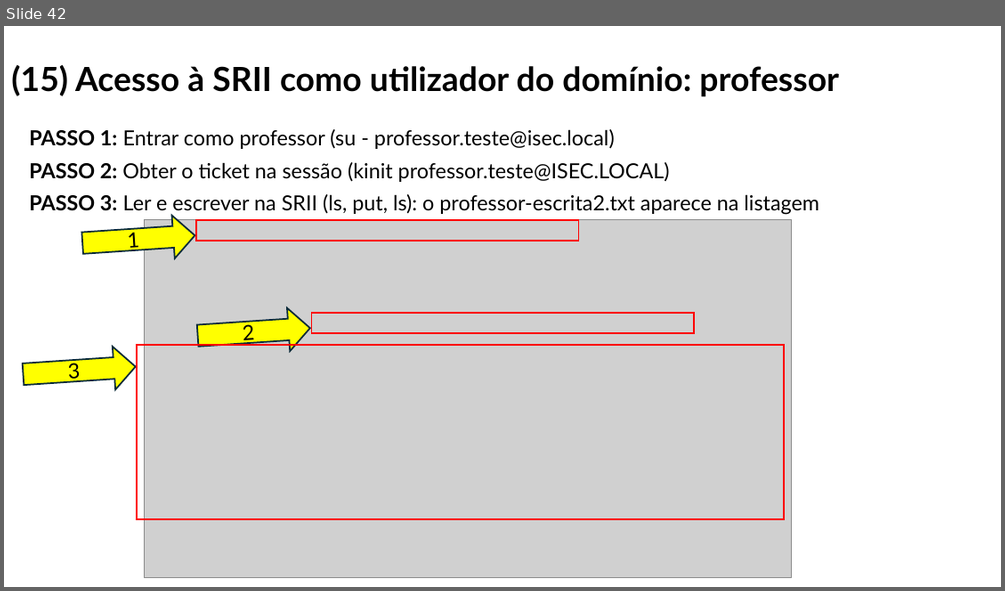
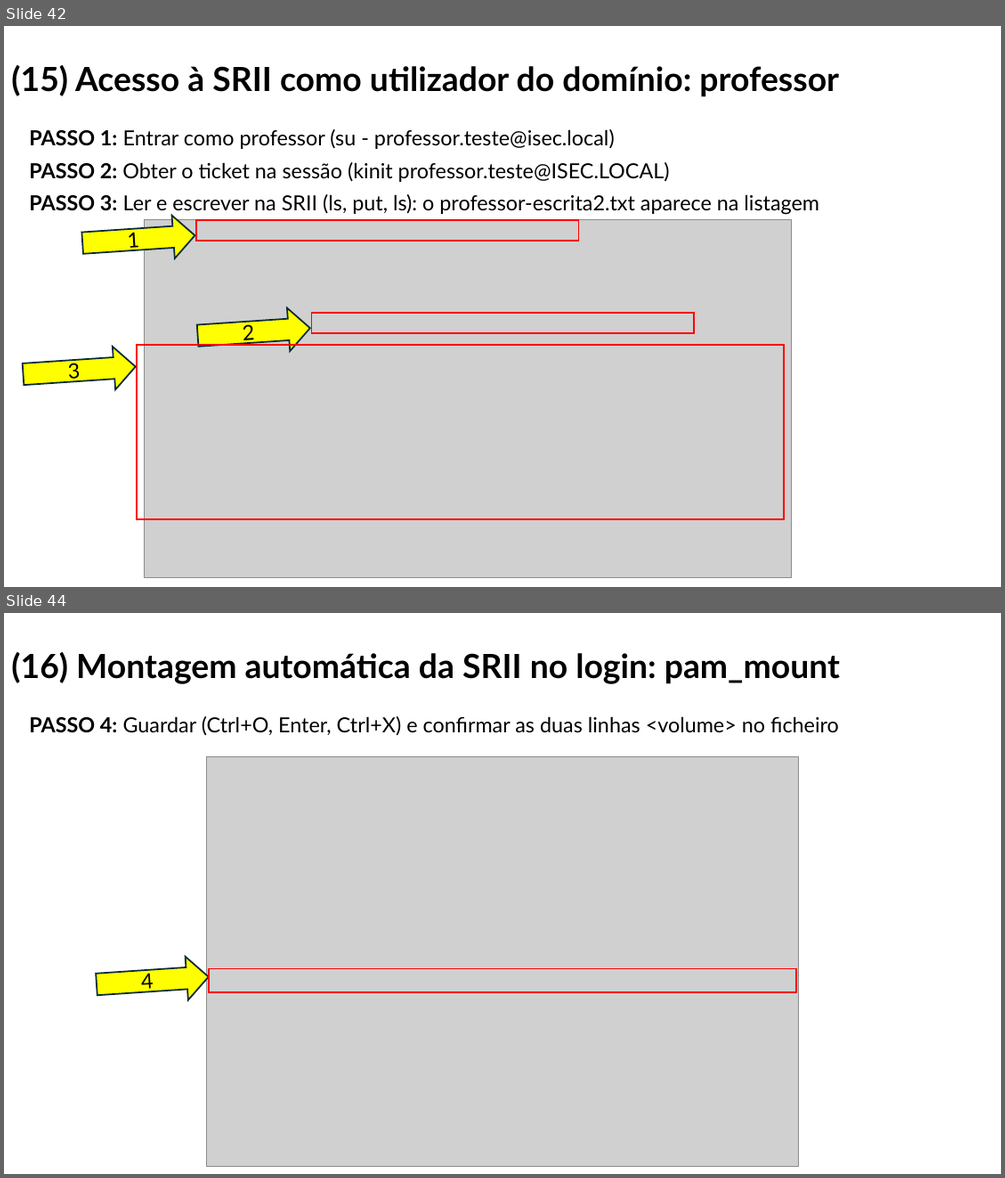
Before and after one commit to orlandonss/TrabalhoSR2, a slide deck: Apresentacoes_Workshop/WORKSHOP WINDOWS AD DS & LINUX SERVICES.pptx. Shown one above the other, each under a label of ours: slide 42 before the commit, slides 42 and 44 after it; the slides between them are not shown. The pictures are 1005x591 and 1005x1178 pixels, drawn with LibreOffice and Linux fonts; fonts in the diff are those of the drawing; grey boxes stand for pictures. Boxes give left, top, right and bottom in pixels: in the first picture for what was removed or moved away, otherwise in the second. Text is boxed around its words. In the diff, an @@ line names an element or a change of style, - is before the commit and + after.

```diff
--- a/Apresentacoes_Workshop/WORKSHOP WINDOWS AD DS & LINUX SERVICES.pptx
+++ b/Apresentacoes_Workshop/WORKSHOP WINDOWS AD DS & LINUX SERVICES.pptx
@@ slide 44 added at [4,613,1001,1174], background #FFFFFF @@
@@ title added at [11,652,840,684], 32 pt, text #000000, bold @@
+(16) Montagem automática da SRII no login: pam_mount
@@ text added at [29,716,839,735], 20 pt, text #000000 @@
+PASSO 4: Guardar (Ctrl+O, Enter, Ctrl+X) e confirmar as duas linhas <volume> no ficheiro
@@ picture added at [207,756,799,1167] @@
@@ right arrow added at [96,955,210,1005], fill #FFFF00, outline #092A39 1.5 pt, 20 pt, text #000000 @@
+4
@@ rectangle added at [209,969,797,992], outline #FF0000 1.5 pt @@
```
Also in this commit, not shown: 3 other slides added, 1 slide removed, 1 other file.
